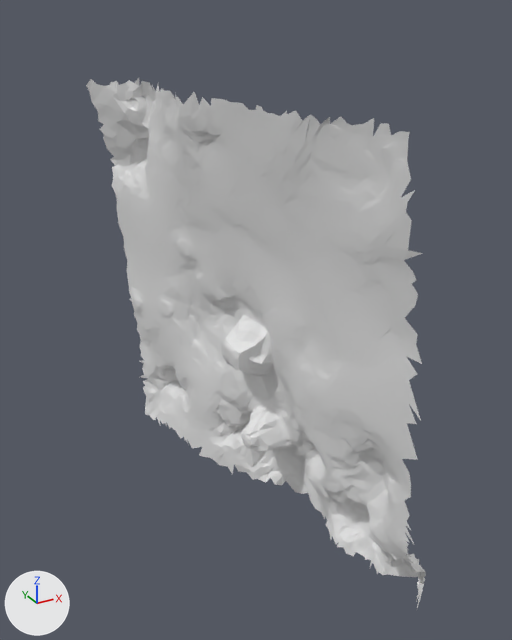
What one commit did to the glTF model moon small_tiles/tile_186.glb.
Rendered twice from a camera (50 mm lens) standing at (24.92, -1.61, 5.9) and looking at (28.57, 5.02, 2.58). Lighting does not change. The marker at lower left points along +X, +Y and +Z. The picture after the commit comes second. Vertices at exactly the same position are counted once.

Names of what the first picture shows: 't186'.
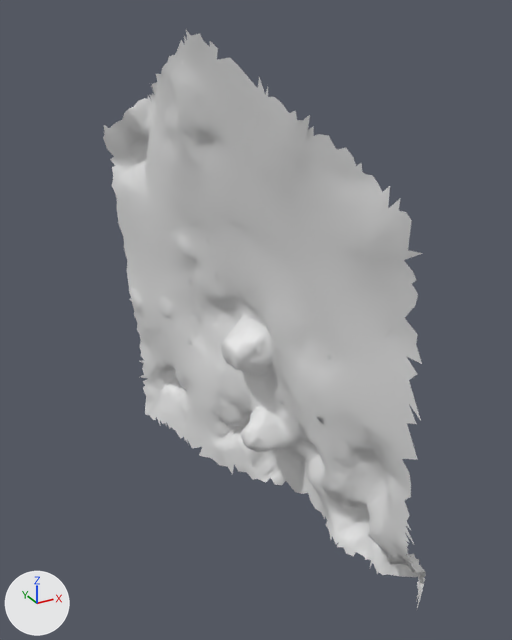
Boxes [x1, y1, x2, y2] around the edits, measured in the pictures (512 x 640 px; the box of a moved part takes in the faces that stretch with it):
't186', reshaped (9% taller): before [86, 78, 426, 608]; after [103, 30, 426, 608]
part 1 of me_t186, moved or reshaped: before [86, 78, 415, 212]; after [152, 30, 289, 116]

The change, as a diff of the scene's bpy script:
```diff
--- a/moon small_tiles/tile_186.glb.py
+++ b/moon small_tiles/tile_186.glb.py
@@ me_t186 @@
 # used by ob_t186; location = (0.0, 0.0, 0.0)
-me_t186.from_pydata(...)  # 3860 vertices, 7448 faces; spans x 27.57..29.48, y 2.46..7.83, z -0.13..5.14
+me_t186.from_pydata(...)  # 3866 vertices, 7463 faces; spans x 27.74..29.48, y 2.46..7.83, z -0.13..5.72
+# me_t186 part 1
+# 93 vertices are removed from x 27.57..28.58, y 2.5..7.7, z 4.45..5.14
+# 180 faces are deleted
+# 99 vertices are added at x 27.94..28.28, y 4.03..6.3, z 5.09..5.72
+# 195 new faces join them
```
